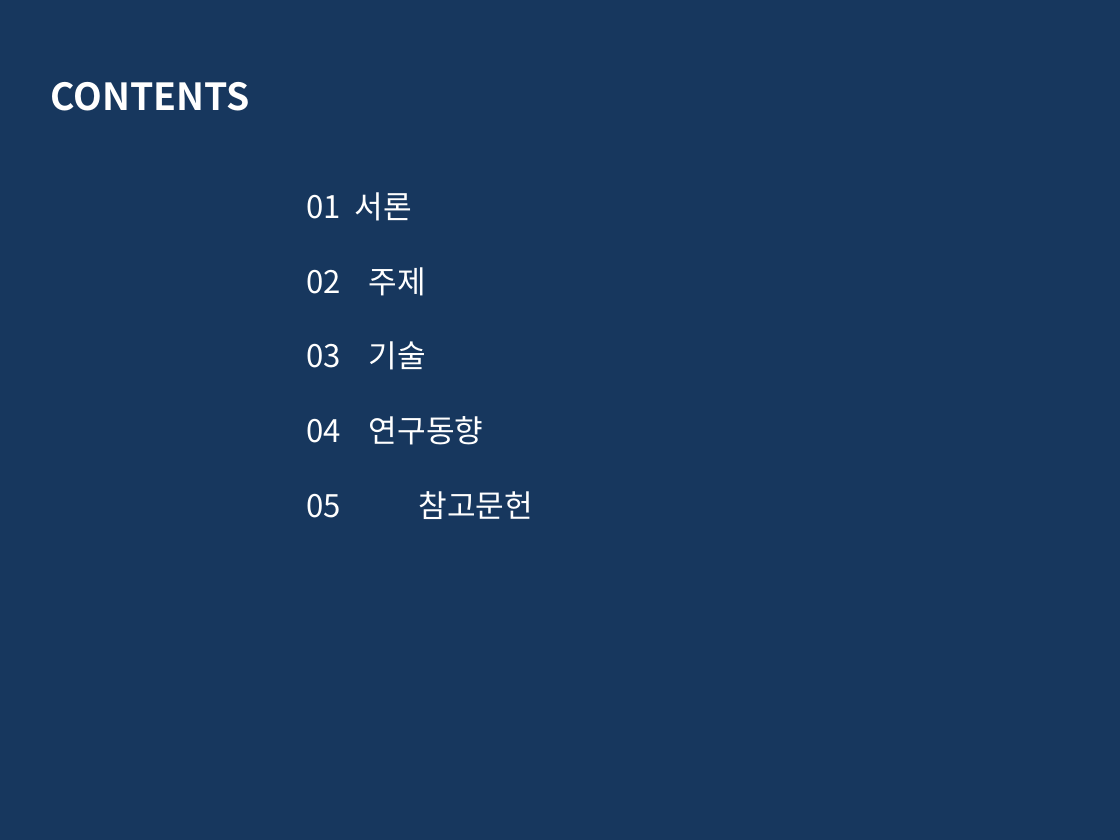
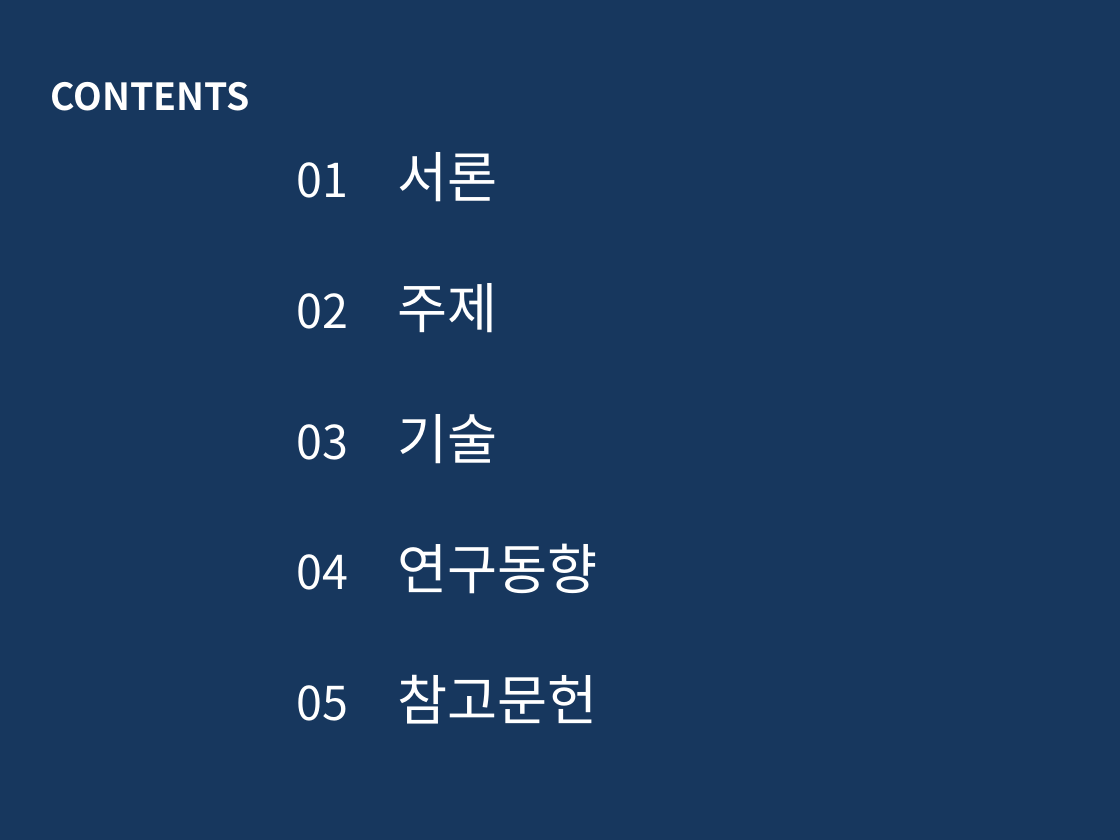
Before and after one commit to glad1470/2019_research, a slide deck: slide 3 of Doc/주제 선정 및 시장 조사_19.03.19/졸업논문 주제_임광효_김준영_2.pptx (slide 2 before the commit). Drawn at 1120x840 pixels with LibreOffice and Linux fonts; fonts in the diff are those of the drawing. Boxes give left, top, right and bottom in pixels: in the first picture for what was removed or moved away, otherwise in the second. Text is boxed around its words. In the diff, an @@ line names an element or a change of style, - is before the commit and + after.

```diff
--- a/Doc/주제 선정 및 시장 조사_19.03.19/졸업논문 주제_임광효_김준영_2.pptx
+++ b/Doc/주제 선정 및 시장 조사_19.03.19/졸업논문 주제_임광효_김준영_2.pptx
@@ text "01 서론": place and size @@
-text "01 서론" at [306,192,533,519]
+text "01 서론" at [296,152,597,724]
@@ text "01 서론" at [296,152,597,724]: size 20 to 30 pt in "01", "02", "03", "04" and 1 more places; size 20 to 35 pt in "서론", "주제", "기술", "연구동향" and 1 more places @@
```
Also in this commit, not shown: 2 other slides changed, 5 slides added, 4 slides removed.
